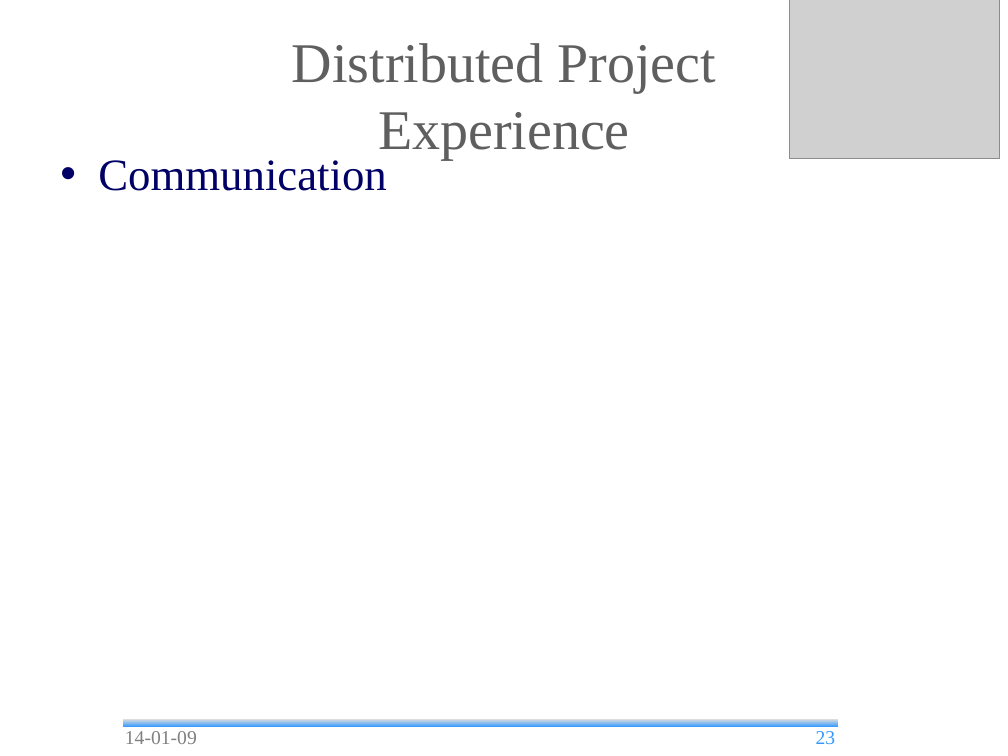
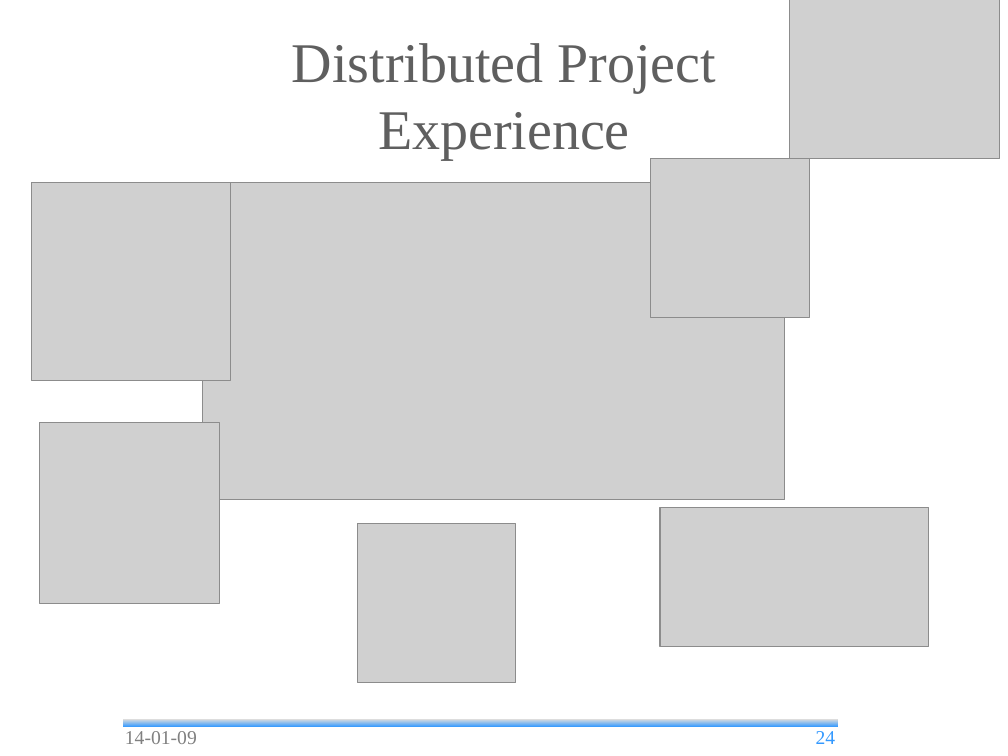
Before and after one commit to andrea-bottoli/DSD, a slide deck: slide 24 of Documentation/Presentations/Final_Presentation.odp (slide 23 before the commit). Drawn at 1008x756 pixels with LibreOffice and Linux fonts; fonts in the diff are those of the drawing; grey boxes stand for pictures; background and template pictures are left out. Boxes give left, top, right and bottom in pixels: in the first picture for what was removed or moved away, otherwise in the second. Text is boxed around its words. In the diff, an @@ line names an element or a change of style, - is before the commit and + after.

```diff
--- a/Documentation/Presentations/Final_Presentation.odp
+++ b/Documentation/Presentations/Final_Presentation.odp
@@ text removed at box(98, 160, 387, 191) @@
-• Communication
@@ picture added at box(651, 158, 809, 317) @@
@@ picture added at box(31, 182, 230, 381) @@
@@ picture added at box(203, 182, 785, 500) @@
@@ picture added at box(39, 423, 220, 604) @@
@@ picture added at box(660, 507, 929, 647) @@
@@ picture added at box(357, 524, 515, 682) @@
@@ page number at box(816, 731, 836, 744): text changed @@
-23
+24
```
Also in this commit, not shown: 8 other slides changed, 2 slides added, 1 slide removed, 3 other files.
